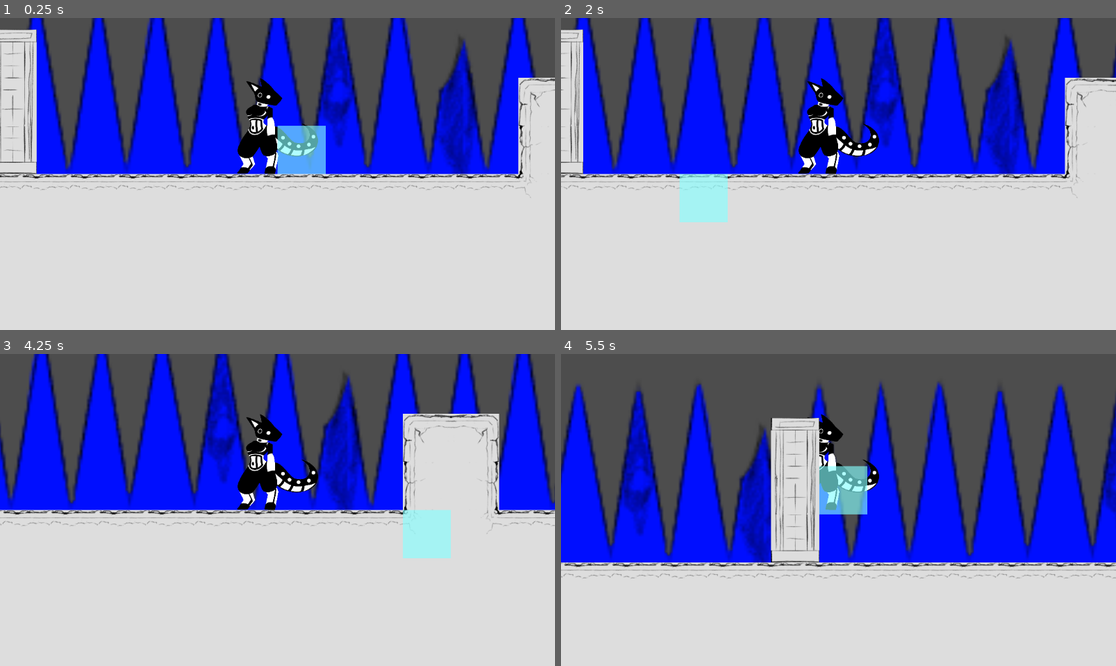
Above: before the commit, frames 1-4 (two rows, left to right).
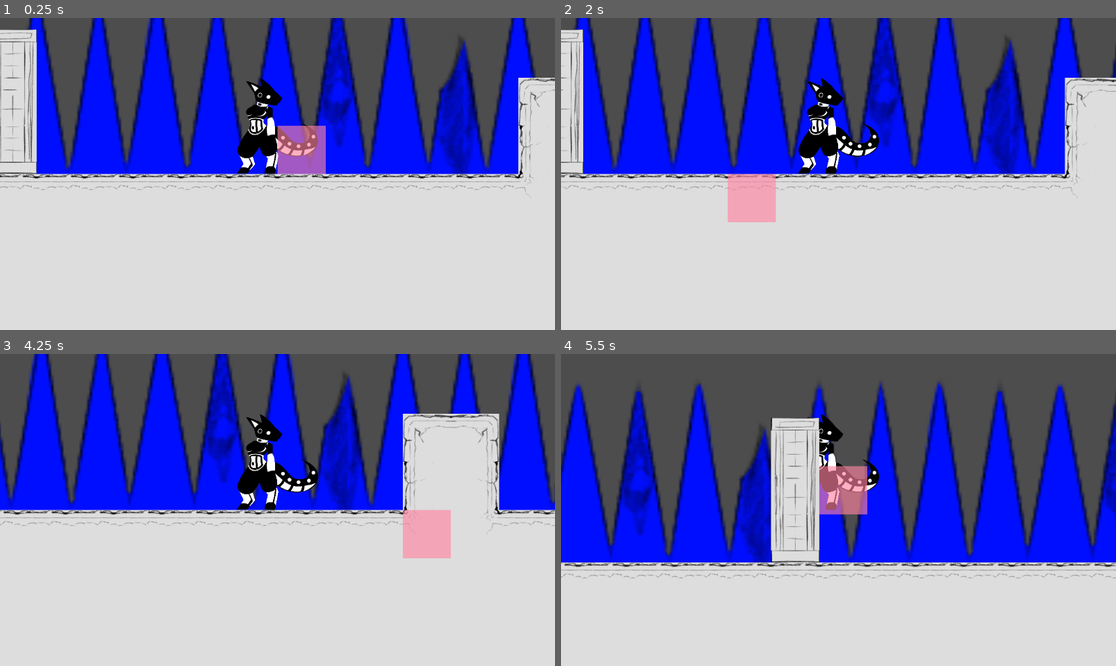
Above: after the commit, the same moments.

Repository: scales-in-git/TeamTime
Game: Godot game, scene res://Scenes/Levels/Debug/DebugLevel.tscn
Same seed, same stepped clock (60 frames per second), same inputs: the game is played once before the commit and once after it. The project has no main scene, so this scene is started directly.
Inputs (mouse positions are in pixels of both pictures, inside the frame that each line leads up to):
- Up to frame 1 (0.25 s): no input
- Up to frame 2 (2 s): tap Enter at 0.5 s; move the mouse to (960, 158) at 0.52 s; hold D (player_right) 0.53-1.28 s; tap Space (player_jump) at 0.77, 1.52 s; move the mouse to (727, 189) at 1.27 s; hold A (player_left) from 1.28 s (still down)
- Up to frame 3 (4.25 s): move the mouse to (333, 441) at 2.02 s; release A (player_left) at 2.03 s; hold D (player_right) 2.03-3.53 s; move the mouse to (249, 572) at 2.77 s; tap Space (player_jump) at 3.02, 3.77 s; move the mouse to (444, 556) at 3.52 s; hold A (player_left) from 3.53 s (still down)
- Up to frame 4 (5.5 s): keep holding A (player_left); move the mouse to (672, 463) at 4.27 s; tap Space (player_jump) at 4.52 s; move the mouse to (866, 510) at 5.02 s

The runs differ from the first frame. In frame 1, 1.4% of the frame differs, in the area x 49-59%, y 34-51%; in frame 2, 2.7%, in the area x 21-39%, y 49-66%; in frame 3, 1.3%; in frame 4, 1.3%.

Commit message:
Blocks query collision

Diff:
--- a/Scenes/Characters/Player/BlockPlaceHelper.gd
+++ b/Scenes/Characters/Player/BlockPlaceHelper.gd
@@ -1,24 +1,15 @@
 extends Node
 
 
+@onready var block_collision_detector: Area2D = $%BlockPlaceCollision
 @onready var good_indicator: ColorRect = $%PlaceGoodIndicator
 @onready var bad_indicator: ColorRect = $%PlaceBadIndicator
 
 const TILE_SIZE = 100
 
-func _input(event):
-	pass
-	# if event is InputEventMouseMotion:
-	# 	var camera = get_viewport().get_camera_2d()
-	# 	good_indicator.global_position = camera.get_global_mouse_position()
-	# 	print(good_indicator.global_position)
-		# click.emit(camera.get_global_mouse_position())
+var can_place_block := false
 
-
-	return
-
-
-func _process(_delta: float) -> void:
+func _physics_process(_delta: float) -> void:
 	var camera = get_viewport().get_camera_2d()
 	# good_indicator.global_position = floor(camera.get_global_mouse_position())
 	var new_pos: Vector2 = floor(camera.get_global_mouse_position())
@@ -28,16 +19,15 @@
 	new_pos.x -= new_pos.x as int % TILE_SIZE
 	new_pos.y -= new_pos.y as int % TILE_SIZE
 
-	# good_indicator.global_position.x -= TILE_SIZE if good_indicator.global_position.x
 
-	print(new_pos)
-	good_indicator.global_position = new_pos
+	block_collision_detector.global_position = new_pos
 
-	# good_indicator.global_position.x -= good_indicator.global_position.x as int % TILE_SIZE
-	# good_indicator.global_position.y -= good_indicator.global_position.y as int % TILE_SIZE
-
-	# good_indicator.global_position.x -= good_indicator.global_position.x % TILE_SIZE
-	# good_indicator.global_position.y -= good_indicator.global_position.y % TILE_SIZE
-	# good_indicator.global_position -= good_indicator.global_position % TILE_SIZE
+	if block_collision_detector.has_overlapping_bodies():
+		good_indicator.visible = false
+		bad_indicator.visible = true
+	else:
+		good_indicator.visible = true
+		bad_indicator.visible = false
+	can_place_block = good_indicator.visible
 
 	return
--- a/Scenes/Characters/Player/Player.tscn
+++ b/Scenes/Characters/Player/Player.tscn
@@ -6,6 +6,9 @@
 
 [sub_resource type="RectangleShape2D" id="RectangleShape2D_8y2kw"]
 size = Vector2(80, 200)
+
+[sub_resource type="RectangleShape2D" id="RectangleShape2D_gqvyu"]
+size = Vector2(95, 95)
 
 [node name="Player" type="CharacterBody2D"]
 script = ExtResource("1_no7dv")
@@ -29,16 +32,26 @@
 [node name="BlockPlaceHelper" type="Node2D" parent="."]
 script = ExtResource("3_gqvyu")
 
-[node name="PlaceGoodIndicator" type="ColorRect" parent="BlockPlaceHelper"]
+[node name="BlockPlaceCollision" type="Area2D" parent="BlockPlaceHelper"]
+unique_name_in_owner = true
+
+[node name="PlaceGoodIndicator" type="ColorRect" parent="BlockPlaceHelper/BlockPlaceCollision"]
 unique_name_in_owner = true
 z_index = 5
 offset_right = 100.0
 offset_bottom = 100.0
 color = Color(0.52, 1, 1, 0.635294)
 
-[node name="PlaceBadIndicator" type="ColorRect" parent="BlockPlaceHelper"]
+[node name="PlaceBadIndicator" type="ColorRect" parent="BlockPlaceHelper/BlockPlaceCollision"]
 unique_name_in_owner = true
-visible = false
+z_index = 5
 offset_right = 100.0
 offset_bottom = 100.0
 color = Color(1, 0.52, 0.632, 0.635294)
+
+[node name="CollisionShape2D" type="CollisionShape2D" parent="BlockPlaceHelper/BlockPlaceCollision"]
+position = Vector2(50, 50)
+shape = SubResource("RectangleShape2D_gqvyu")
+
+[connection signal="body_entered" from="BlockPlaceHelper/BlockPlaceCollision" to="BlockPlaceHelper" method="_on_block_place_collision_body_entered"]
+[connection signal="body_exited" from="BlockPlaceHelper/BlockPlaceCollision" to="BlockPlaceHelper" method="_on_block_place_collision_body_exited"]
Not shown: 1 places in Scenes/Characters/Player/Player.tscn that only renumber resources
